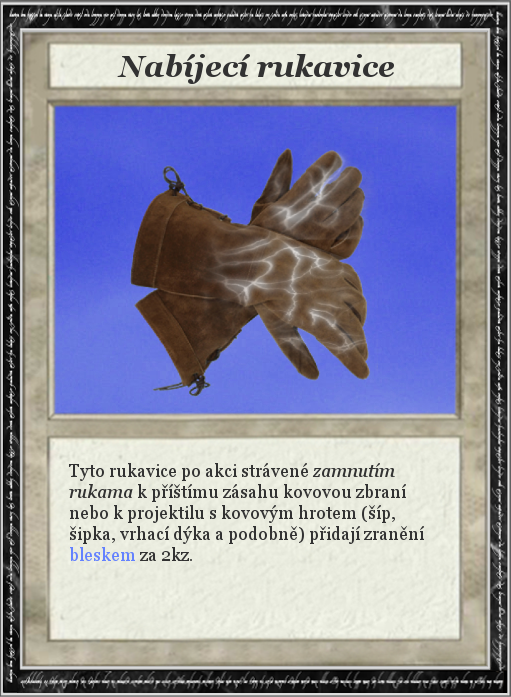
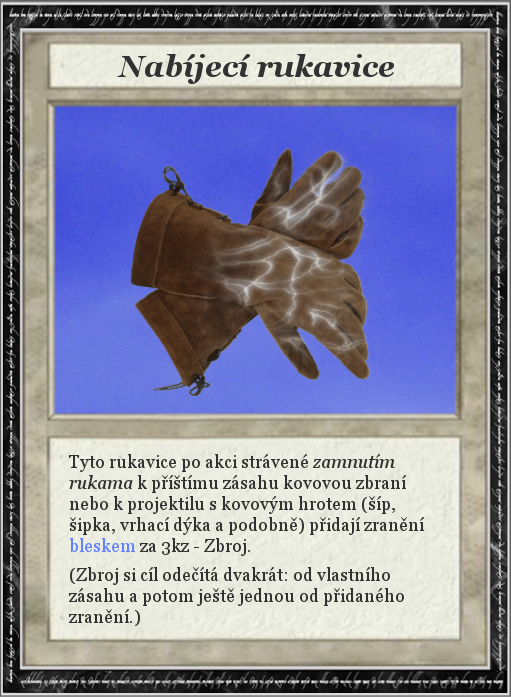
Revision of a layered 511 × 697 image; what changed, layer by layer:
painted on "Tyto rukavice po akci strávené..." over [69, 454, 424, 626]
